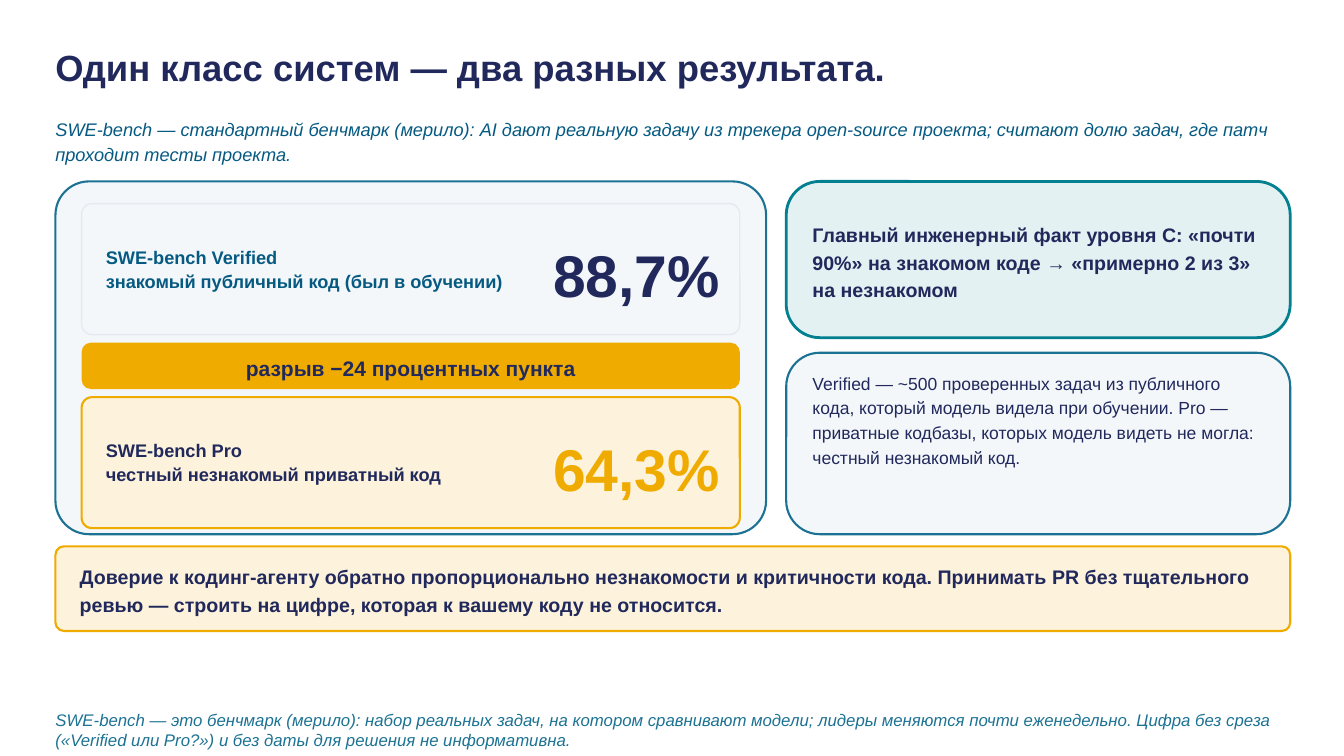
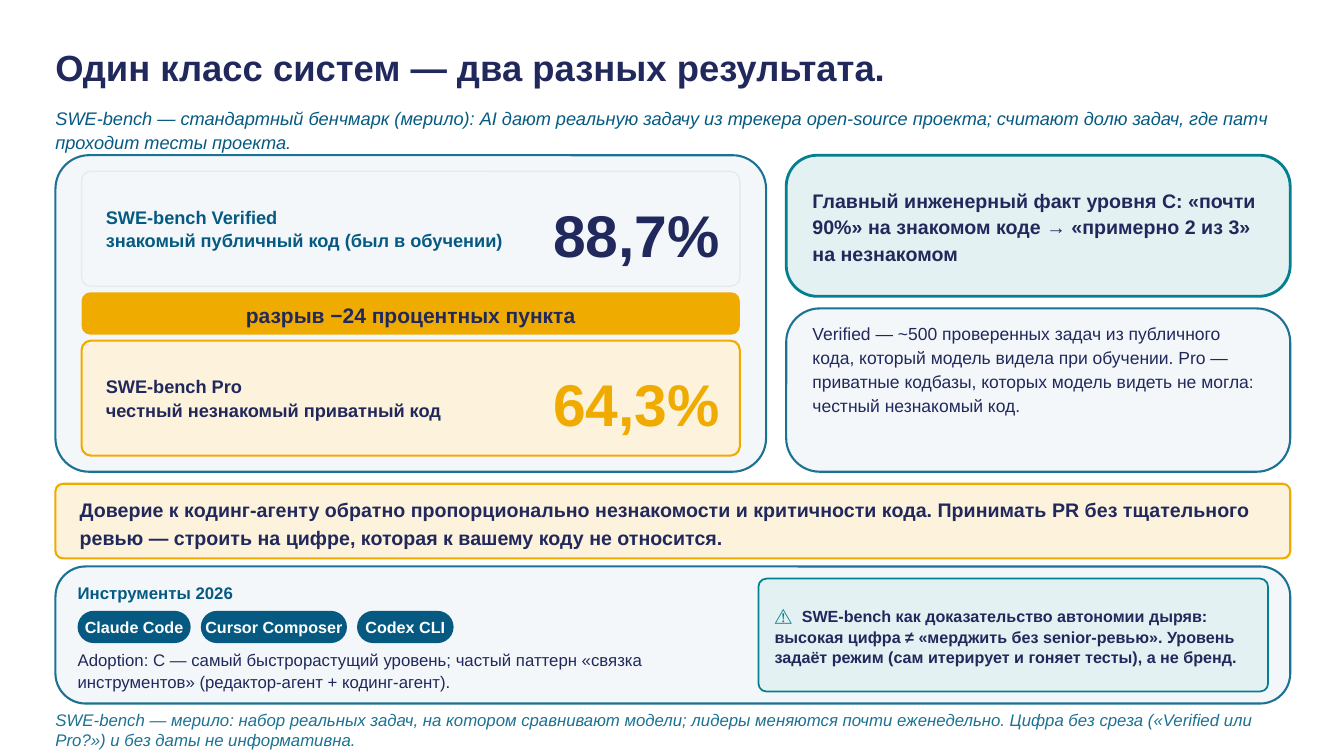
Before and after one commit to tellina-study/AI-usage-lessons, a slide deck: slide 13 of library/lectures/lec-04/rendered/lec-04.pptx. Drawn at 1344x756 pixels with LibreOffice and Linux fonts; fonts in the diff are those of the drawing. Boxes give left, top, right and bottom in pixels: in the first picture for what was removed or moved away, otherwise in the second. Text is boxed around its words. In the diff, an @@ line names an element or a change of style, - is before the commit and + after.

```diff
--- a/library/lectures/lec-04/rendered/lec-04.pptx
+++ b/library/lectures/lec-04/rendered/lec-04.pptx
@@ text "SWE-bench — стандартный бенчмарк (мерило): ...": place and size @@
-text "SWE-bench — стандартный бенчмарк (мерило): ..." at <box>55,122,1268,165</box>
+text "SWE-bench — стандартный бенчмарк (мерило): ..." at <box>55,111,1268,153</box>
@@ text "SWE-bench — стандартный бенчмарк (мерило): ..." at <box>55,111,1268,153</box>: line spacing 1.15 to 1.1 @@
@@ rounded rectangle: place and size @@
-rounded rectangle at <box>55,181,766,534</box>
+rounded rectangle at <box>55,155,766,472</box>
@@ rounded rectangle: place and size @@
-rounded rectangle at <box>82,204,740,335</box>
+rounded rectangle at <box>82,171,740,286</box>
@@ text "SWE-bench Verified знакомый публичный код ...": place and size @@
-text "SWE-bench Verified знакомый публичный код ..." at <box>106,250,502,292</box>
+text "SWE-bench Verified знакомый публичный код ..." at <box>106,210,502,251</box>
@@ text "SWE-bench Verified знакомый публичный код ..." at <box>106,210,502,251</box>: line spacing 1.1 to 1.06 @@
@@ text "88,7%": place and size @@
-text "88,7%" at <box>553,256,720,306</box>
+text "88,7%" at <box>553,216,720,266</box>
@@ rounded rectangle: place and size @@
-rounded rectangle at <box>786,181,1291,338</box>
+rounded rectangle at <box>786,155,1291,296</box>
@@ text "Главный инженерный факт уровня C: ...": place and size @@
-text "Главный инженерный факт уровня C: ..." at <box>812,227,1255,297</box>
+text "Главный инженерный факт уровня C: ..." at <box>812,193,1255,261</box>
@@ text "Главный инженерный факт уровня C: ..." at <box>812,193,1255,261</box>: line spacing 1.16 to 1.12 @@
@@ text "разрыв −24 процентных пункта": place and size @@
-text "разрыв −24 процентных пункта" at <box>246,361,575,380</box>
+text "разрыв −24 процентных пункта" at <box>246,308,575,328</box>
@@ rounded rectangle: place and size @@
-rounded rectangle at <box>82,343,740,389</box>
+rounded rectangle at <box>82,292,740,335</box>
@@ proportions changed in 3 elements at <box>786,155,1291,296</box>, <box>55,155,766,472</box>, <box>786,309,1291,472</box> @@
@@ rounded rectangle: place and size @@
-rounded rectangle at <box>786,353,1291,534</box>
+rounded rectangle at <box>786,309,1291,472</box>
@@ text "Verified — ~500 проверенных задач ...": place and size @@
-text "Verified — ~500 проверенных задач ..." at <box>812,377,1253,468</box>
+text "Verified — ~500 проверенных задач ..." at <box>812,327,1253,416</box>
@@ text "Verified — ~500 проверенных задач ..." at <box>812,327,1253,416</box>: line spacing 1.18 to 1.14 @@
@@ rounded rectangle: place and size @@
-rounded rectangle at <box>82,397,740,528</box>
+rounded rectangle at <box>82,341,740,456</box>
@@ text "SWE-bench Pro честный незнакомый приватный ..." at <box>106,379,441,421</box>: line spacing 1.1 to 1.06 @@
@@ text "SWE-bench Pro честный незнакомый приватный ...": place and size @@
-text "SWE-bench Pro честный незнакомый приватный ..." at <box>106,443,441,485</box>
+text "SWE-bench Pro честный незнакомый приватный ..." at <box>106,379,441,421</box>
@@ text "64,3%": place and size @@
-text "64,3%" at <box>553,450,720,500</box>
+text "64,3%" at <box>553,385,720,435</box>
@@ rounded rectangle: place and size @@
-rounded rectangle at <box>55,546,1291,631</box>
+rounded rectangle at <box>55,484,1291,559</box>
@@ text "Доверие к кодинг-агенту обратно пропорционально ...": place and size @@
-text "Доверие к кодинг-агенту обратно пропорционально ..." at <box>80,569,1249,616</box>
+text "Доверие к кодинг-агенту обратно пропорционально ..." at <box>80,502,1249,549</box>
@@ rounded rectangle added at <box>55,567,1291,704</box>, fill #F4F7FA, outline #1C7293 1.5 pt @@
@@ text added at <box>78,587,233,603</box>, 12 pt, text #065A82, bold @@
+Инструменты 2026
@@ rounded rectangle added at <box>758,579,1268,692</box>, fill #E4F1F2, outline #028090 1.25 pt @@
@@ rounded rectangle added at <box>78,611,191,643</box>, fill #065A82, 11.5 pt, text #FFFFFF, bold @@
+Claude Code
@@ rounded rectangle added at <box>201,611,347,643</box>, fill #065A82, 11.5 pt, text #FFFFFF, bold @@
+Cursor Composer
@@ rounded rectangle added at <box>357,611,454,643</box>, fill #065A82, 11.5 pt, text #FFFFFF, bold @@
+Codex CLI
@@ text added at <box>775,610,1236,667</box>, 11.5 pt, text #21295C, bold @@
+⚠ SWE-bench как доказательство автономии дыряв: высокая цифра ≠ «мерджить без senior-ревью». Уровень задаёт режим (сам итерирует и гоняет тесты), а не бренд.
@@ text added at <box>78,653,642,692</box>, 12 pt, text #21295C @@
+Adoption: C — самый быстрорастущий уровень; частый паттерн «связка инструментов» (редактор-агент + кодинг-агент).
@@ text at <box>55,713,1252,750</box>: text changed @@
-SWE-bench — это бенчмарк (мерило): набор реальных задач, на котором сравнивают модели; лидеры меняются почти еженедельно. Цифра без среза («Verified или Pro?») и без даты для решения не информативна.
+SWE-bench — мерило: набор реальных задач, на котором сравнивают модели; лидеры меняются почти еженедельно. Цифра без среза («Verified или Pro?») и без даты не информативна.
```
Also in this commit, not shown: 3 other slides changed, 18 other files.
